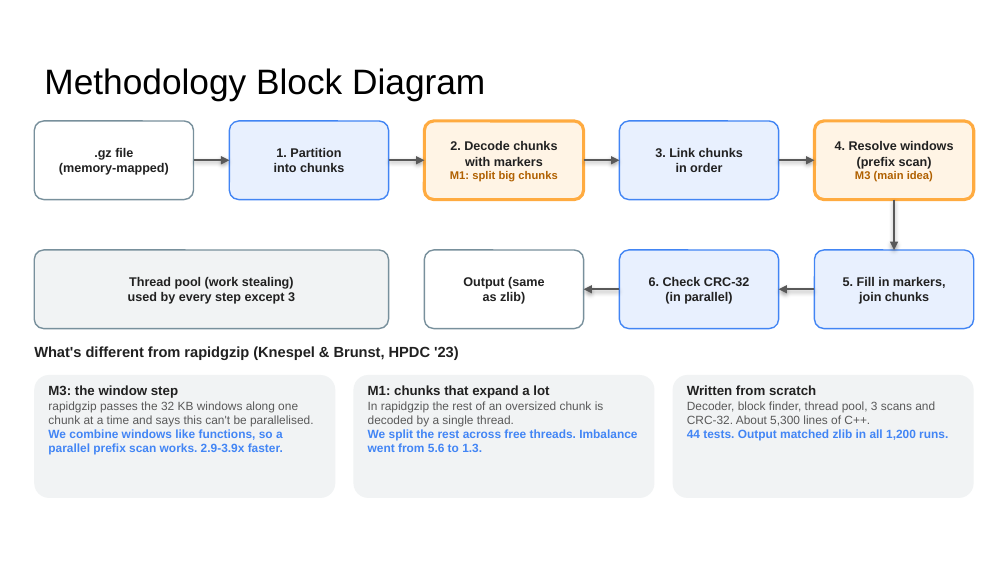
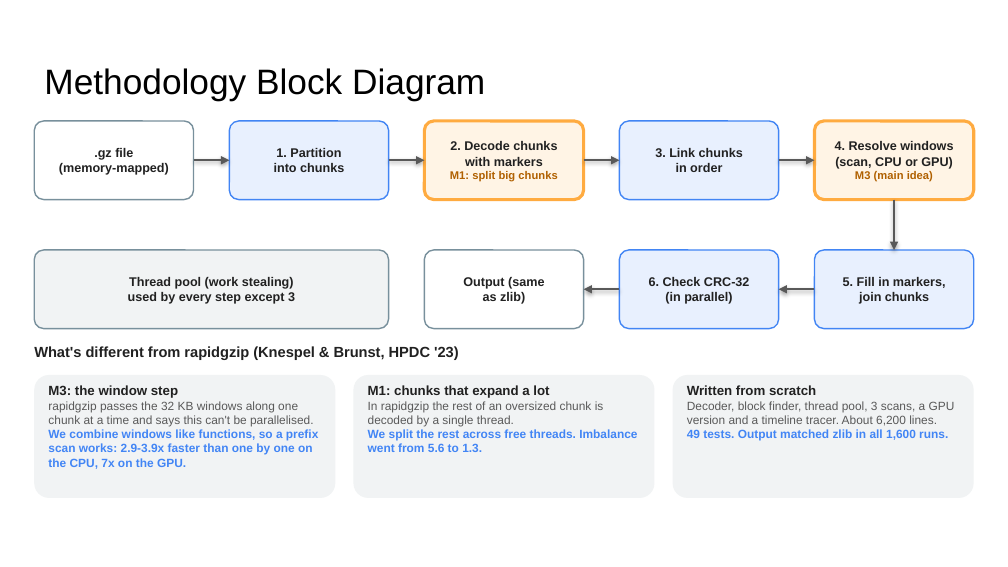
Before and after one commit to DarkDS13/riptide, a slide deck: slide 3 of docs/final/riptide_final_presentation.pptx. Drawn at 1008x567 pixels with LibreOffice and Linux fonts; fonts in the diff are those of the drawing. Boxes give left, top, right and bottom in pixels: in the first picture for what was removed or moved away, otherwise in the second. Text is boxed around its words. In the diff, an @@ line names an element or a change of style, - is before the commit and + after.

Commit message:
Add GPU results and timelines to the final presentation
The M3 results slide now shows two recorded timelines (the serial
window chain against gpu-blocked) and a table of the window step on the
CPU and GPU from E6. The block diagram, achievements and conclusion
mention the GPU version and the tracer, and the counts are updated to
1600 runs and 49 tests. Still eight slides, three of them results.

```diff
--- a/docs/final/riptide_final_presentation.pptx
+++ b/docs/final/riptide_final_presentation.pptx
@@ text in rounded rectangle at box(835, 157, 953, 169): text changed @@
-(prefix scan)
+(scan, CPU or GPU)
@@ text in rounded rectangle at box(687, 401, 955, 441): text changed @@
-Decoder, block finder, thread pool, 3 scans and CRC-32. About 5,300 lines of C++.
-44 tests. Output matched zlib in all 1,200 runs.
+Decoder, block finder, thread pool, 3 scans, a GPU version and a timeline tracer. About 6,200 lines.
+49 tests. Output matched zlib in all 1,600 runs.
@@ text in rounded rectangle at box(48, 429, 318, 469): text changed @@
-We combine windows like functions, so a parallel prefix scan works. 2.9-3.9x faster.
+We combine windows like functions, so a prefix scan works: 2.9-3.9x faster than one by one on the CPU, 7x on the GPU.
```
Also in this commit, not shown: 5 other slides changed, 1 other file.
